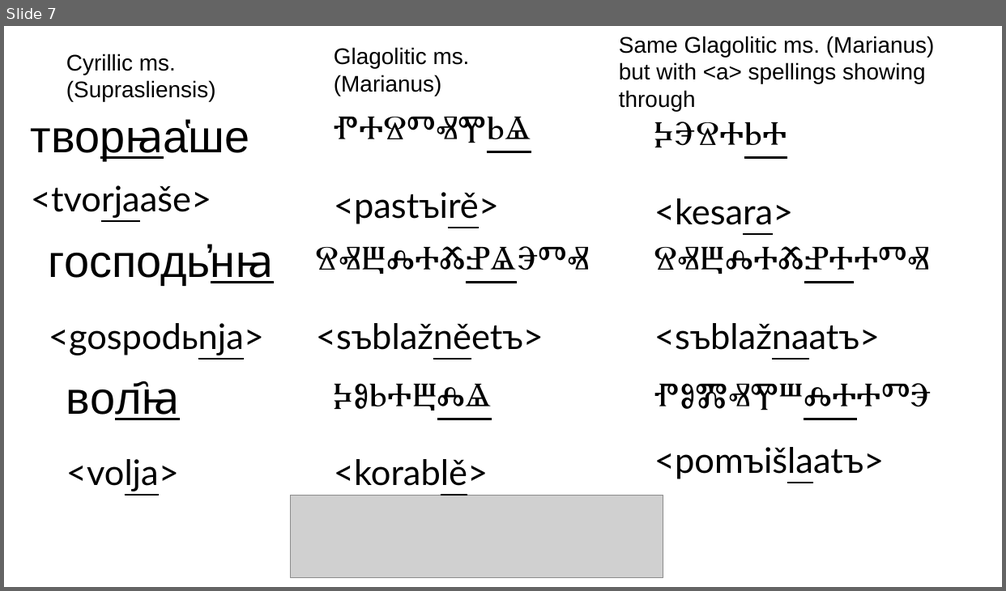
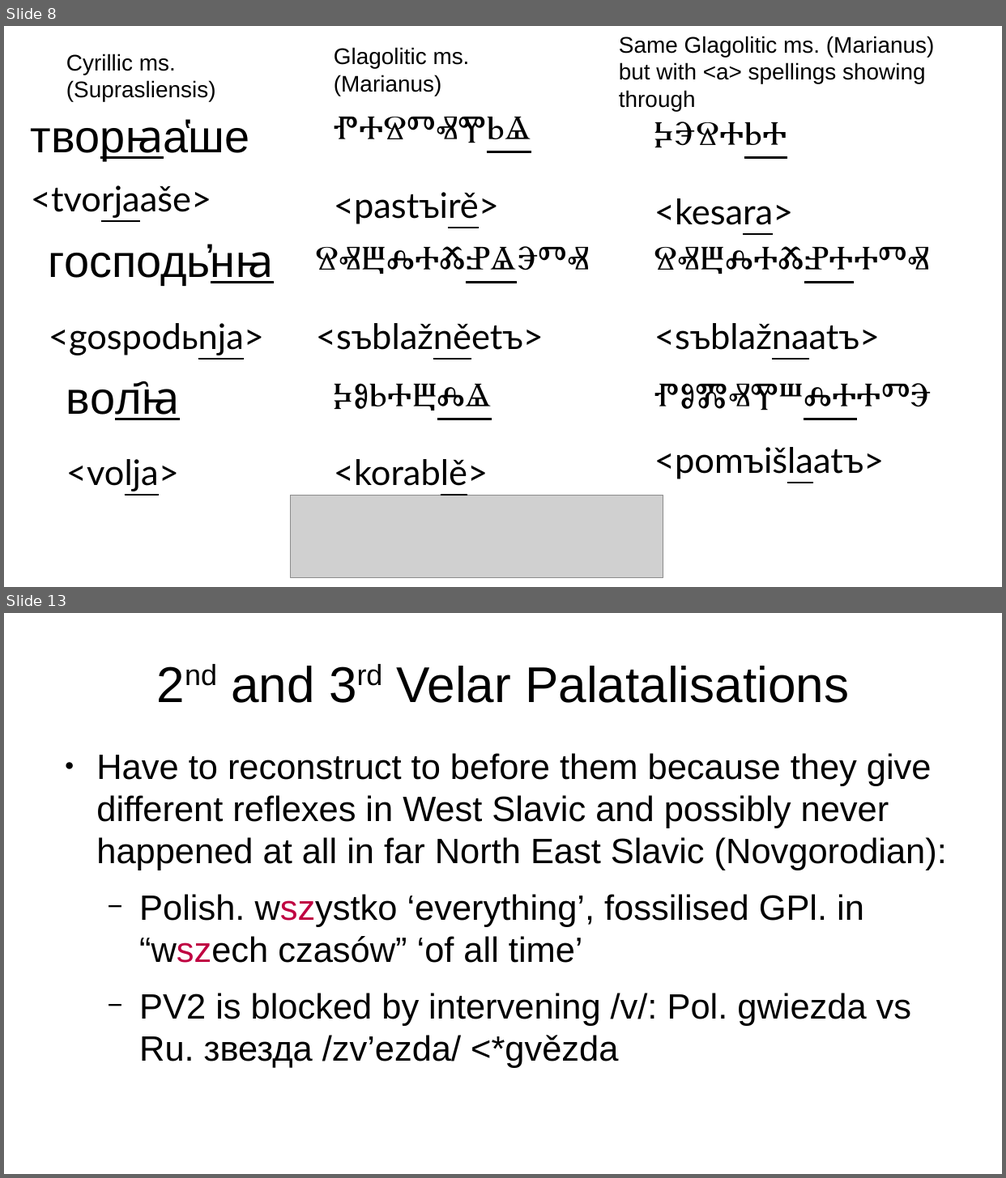
Before and after one commit to 12401453/torot_2023, a slide deck: presentation/thesis_workshop_slides.odp. Shown one above the other, each under a label of ours: slide 7 before the commit, slides 8 and 13 after it; the slides between them are not shown. The pictures are 1006x591 and 1006x1178 pixels, drawn with LibreOffice and Linux fonts; fonts in the diff are those of the drawing; grey boxes stand for pictures. Boxes give left, top, right and bottom in pixels: in the first picture for what was removed or moved away, otherwise in the second. Text is boxed around its words. In the diff, an @@ line names an element or a change of style, - is before the commit and + after.

```diff
--- a/presentation/thesis_workshop_slides.odp
+++ b/presentation/thesis_workshop_slides.odp
@@ slide 13 added at [4, 613, 1002, 1174], background #FFFFFF @@
@@ title added at [231, 666, 849, 703], 40 pt, text #000000 @@
+2nd and 3rd Velar Palatalisations
@@ text added at [96, 753, 947, 1068], 28 pt, text #000000 @@
+● Have to reconstruct to before them because they give different reflexes in West Slavic and possibly never happened at all in far North East Slavic (Novgorodian):
+  − Polish. wszystko ‘everything’, fossilised GPl. in “wszech czasów” ‘of all time’
+  − PV2 is blocked by intervening /v/: Pol. gwiezda vs Ru. звезда /zv’ezda/ <*gvězda
@@ what was slide 7 is now slide 8 @@
```
Also in this commit, not shown: 1 slide changed, 11 other slides added, 2 slides removed, 5 other files.
